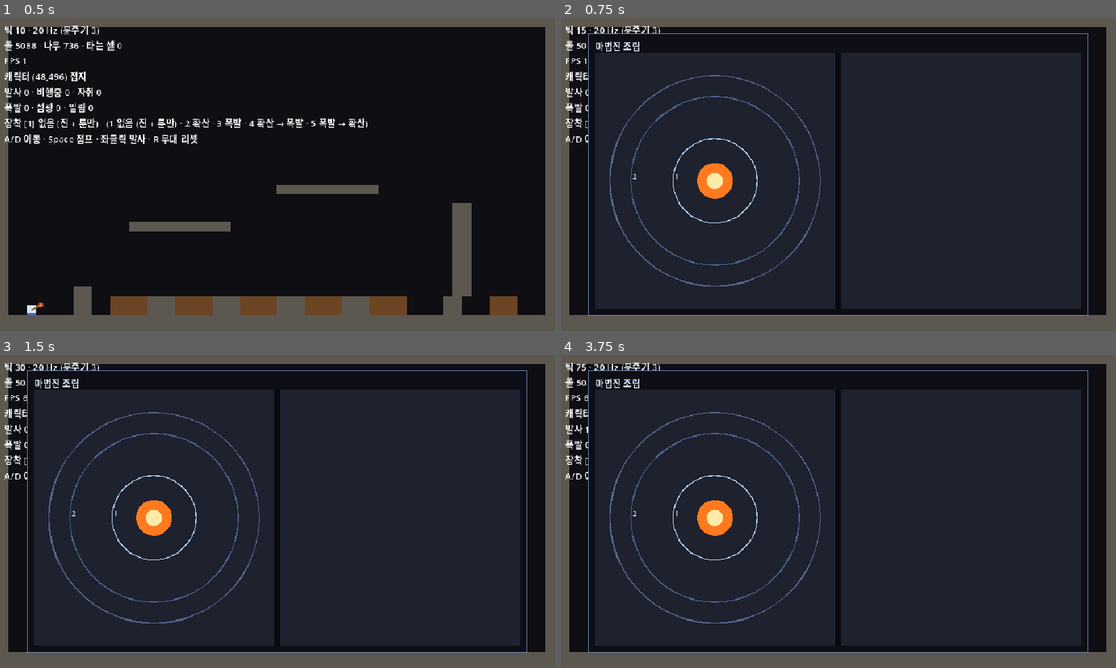
Above: before the commit, frames 1-4 (two rows, left to right).
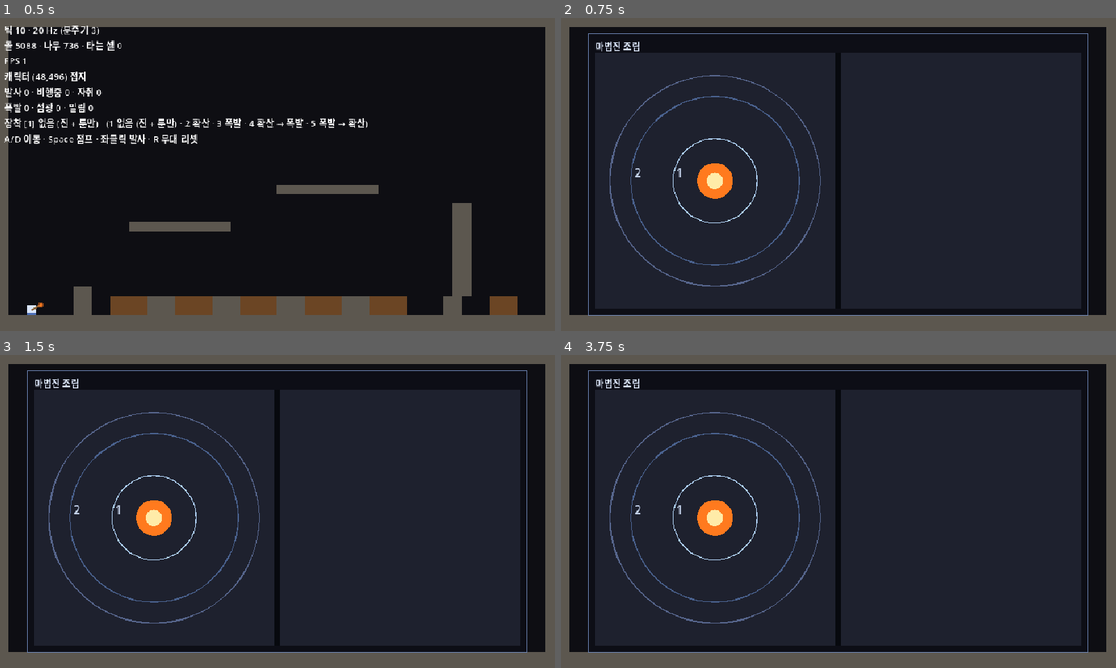
Above: after the commit, the same moments.

Repository: djgnfj-svg/tockbon
Game: Godot game, scene res://src/stage/stage.tscn
Two runs of this game, one before a commit and one after it. Both use one fixed random seed, a clock stepped at 60 frames per second and the inputs below.
Inputs (mouse positions are in pixels of both pictures, inside the frame that each line leads up to):
- Up to frame 1 (0.5 s): no input
- Up to frame 2 (0.75 s): tap Enter at 0.5 s; move the mouse to (960, 158) at 0.52 s; hold D (move_right) from 0.53 s (still down); hold Tab (toggle_assembly) from 0.53 s (still down); click (960, 158) at 0.67 s
- Up to frame 3 (1.5 s): tap Space (jump) at 0.77, 1.25 s; release D (move_right) at 1.25 s; release Tab (toggle_assembly) at 1.25 s; drag from (166, 527) to (249, 574) at 1.27 s
- Up to frame 4 (3.75 s): tap Enter at 2 s; move the mouse to (894, 442) at 2.02 s; hold D (move_right) 2.03-2.75 s; hold Tab (toggle_assembly) 2.03-2.75 s; tap Q at 2.1 s; drag from (810, 574) to (672, 464) at 2.77 s; move the mouse to (1005, 558) at 3.52 s; hold A (move_left) from 3.53 s (still down); hold Tab (toggle_assembly) from 3.53 s (still down); tap Shift at 3.6 s

Frame 1 is identical in both runs. In frame 2, 0.6% of the frame differs, in the area x 0-22%, y 2-52%; in frame 3, 0.6%; in frame 4, 0.6%.

Commit message:
spell: 창을 열면 HUD를 숨기고 눈이 찾은 것을 그물이 지키게 한다
사용자 판정: 창이 HUD 를 덮어 왼쪽 띠에 글자 앞부분만 잘려 남는 것을
숨기는 쪽으로 정했다. 창의 상태를 읽어서 정한다 — HUD 걸쇠를 따로
들면 둘이 갈라져 「닫았는데 HUD 가 안 돌아온다」가 된다.

갈래 회전이 무방비였다. 0.5 를 0.0 으로 되돌려도 918개가 전부 초록
이었다 — 눈이 찾아낸 수정을 지키는 것이 아무것도 없었다.

verify-read 의 일반화를 받았다. 「홀수면 하나가 설 수 있다」가 아니라
「홀수면 반드시 하나가 선다」다. 360(k+0.5)/N = 180 ⟺ k = (N-1)/2 가
정수 ⟺ N 이 홀수. 짝수를 계약으로 못박았고, RAYS 를 5 로 바꾸는
뮤테이션이 정확히 k=2 에서 빨개져 유도를 재현했다.

좌우에도 판정 핀을 박았다. 90% 는 상수로 박았는데 좌우는 안 박았다 —
같은 성격의 사용자 판정인데 하나만 박으면 안 박은 쪽이 조용히 뒤집혀도
아무도 안 짖는다. 동어반복이 아니라 판정을 고정하는 핀이고, 다시
뒤집을 때 이 줄을 같이 고치는 것이 판정 변경의 기록이 된다.

층 번호를 지름에서 파생시켰다(12 → 21). 미는 거리도 같이 비율로 —
글자만 키우고 밀기를 px 로 두면 커질수록 고리에 파묻힌다.

HUD 숨김은 그물이 원리적으로 못 잰다. 트리를 세워야 도는 코드라
Tab 배선과 같은 칸이고 verify-run 이 유일한 감지기다.

Co-Authored-By: Claude Opus 5 (1M context) <noreply@anthropic.com>
Claude-Session: https://claude.ai/code/session_01AMkXmt1W5qq92K4dVZ4xVs

Diff:
--- a/src/stage/stage.gd
+++ b/src/stage/stage.gd
@@ -177,13 +177,25 @@
 	_input.loadout_requested.connect(_set_loadout)
 	# 🔴🔴 **세상을 안 멈춘다** — 여기서 `get_tree().paused`를 건드리지 마라.
 	#  창을 연 채로 걷고·쏘고·불이 번지는 것이 기획 판정 4의 전부다.
-	_input.assembly_toggled.connect(_circle_window.toggle)
+	_input.assembly_toggled.connect(_toggle_assembly)
 	_set_loadout(_loadout)
 	reset_stage()
 
 
 ## 🔴🔴 **float이 시뮬로 들어가는 유일한 문이고, `Aim.fire_cmd`가 그걸 딱 한 번 닫는다.**
 ##  지팡이 끝도 마우스도 여기서는 아직 float px다.
+## Tab. 🔴 **창을 열면 HUD를 숨긴다**(사용자 판정, 2026-08-03).
+##  창이 화면 90%라 `HUD/Stats`를 덮는데, 왼쪽 48px 띠에 **글자 앞부분만 잘려 남아** 창에 붙어 보였다.
+##  ⚠ **대가를 알고 고른 것이다** — 조립 중에는 틱·발사 수를 못 본다. 이 HUD는 껍데기의 디버그
+##   표시라 본편에 안 남는다(이 파일 첫 줄).
+##
+## 🔴 **창이 단일 소스다.** HUD 걸쇠를 따로 들면 둘이 갈라져 「닫았는데 HUD가 안 돌아온다」가 되고,
+##  그건 껍데기가 죽는 조용한 방식이다. ⇒ 창의 상태를 **읽어서** 정한다.
+func _toggle_assembly() -> void:
+	_circle_window.toggle()
+	_hud.visible = not _circle_window.visible
+
+
 ## 🔴 룬도 문양도 **조립 상태에서 나온다.** 껍데기가 `ELEM_FIRE`를 따로 박으면 룬 자리가
 ##  거짓 손잡이가 되고, 룬을 바꿀 수 있게 되는 날 발사만 조용히 안 따라온다.
 func _fire_at(world_px: Vector2) -> void:
--- a/src/view/circle_layout.gd
+++ b/src/view/circle_layout.gd
@@ -106,6 +106,12 @@
 	return _radius(area) * Fx.CIRCLE_GLYPH_RATIO
 
 
+## 층 번호의 글자 크기. 🔴 **반지름에서 파생한다** — 박으면 진이 커질 때 번호만 얼어붙고,
+##  그건 「안쪽이 먼저」를 말하는 장치 둘 중 하나가 **약해지는** 방향이다(기획 판정 3).
+static func layer_num_size(area: Rect2) -> int:
+	return maxi(int(_radius(area) * Fx.CIRCLE_LAYER_NUM_RATIO), Fx.CIRCLE_LAYER_NUM_MIN)
+
+
 # ─── 셋이 같이 쓰는 원반 ──────────────────────────────────────────
 # ⚠ 위 주석 참고 — 이걸 공유하는 것이 축을 섞는 게 아니라 **중심이 세 곳이 되는 것을 막는다.**
 
--- a/src/view/circle_window.gd
+++ b/src/view/circle_window.gd
@@ -176,10 +176,14 @@
 
 	if font != null:
 		# 9시 방향. ⚠ 문양 심볼이 12시에 앉으므로 거기 적으면 겹친다.
+		# ⚠ 글자 크기도 미는 거리도 **반지름에서 파생한다** — 크기만 키우고 밀기를 px로 두면
+		#  글자가 커질수록 고리에 파묻힌다.
+		var num := Layout.layer_num_size(area)
 		draw_string(font, c + Vector2(
-				-rings[layer] + Fx.CIRCLE_LAYER_NUM_INSET_PX, -Fx.CIRCLE_LAYER_NUM_LIFT_PX),
+				-rings[layer] + float(num) * Fx.CIRCLE_LAYER_NUM_INSET_FRAC,
+				-float(num) * Fx.CIRCLE_LAYER_NUM_LIFT_FRAC),
 			str(layer + 1),
-			HORIZONTAL_ALIGNMENT_LEFT, -1, Fx.CIRCLE_LAYER_NUM_SIZE, Fx.CIRCLE_LAYER_NUM)
+			HORIZONTAL_ALIGNMENT_LEFT, -1, num, Fx.CIRCLE_LAYER_NUM)
 
 	var glyph_id := _circle.glyph_at(layer)
 	if glyph_id == Glyph.GLYPH_NONE:
--- a/src/view/fx_tuning.gd
+++ b/src/view/fx_tuning.gd
@@ -142,11 +142,21 @@
 
 ## 층 번호. ⚠ 고리 **왼쪽**에 적는다 — 문양 심볼이 12시에 앉으므로 거기 적으면 겹친다.
 const CIRCLE_LAYER_NUM := Color(0.80, 0.86, 0.96)
-const CIRCLE_LAYER_NUM_SIZE := 12
-## 고리 왼쪽 끝에서 안쪽으로 들인 만큼 · 글자 기준선을 올린 만큼.
+
+## 🔴🔴 **글자 크기를 반지름에서 파생시킨다.** 상수로 박으면 진이 커질 때 번호만 그대로라
+##  큰 그림에서 눈에 덜 띄고, 그건 **판정 3의 장치 ①이 약해지는 방향**이다.
+##  ⚠ 실측: 창이 28.4%→90%가 되며 지름이 199→364인데 번호는 12로 얼어 있었다(verify-look).
+## ⚠ 비율 0.12는 단계 4a의 모양(반지름 99.6 · 글자 12)을 그대로 옮긴 값이다.
+const CIRCLE_LAYER_NUM_RATIO := 0.12
+## 아무리 작아져도 이 아래로는 안 읽힌다.
+const CIRCLE_LAYER_NUM_MIN := 10
+
+## 고리 왼쪽 끝에서 안쪽으로 들인 만큼 · 글자 기준선을 올린 만큼. **글자 크기에 비례한다.**
 ## ⚠ 번호가 고리 선 위에 정확히 앉으면 선과 글자가 서로를 갉아먹어 **둘 다 안 읽힌다.**
-const CIRCLE_LAYER_NUM_INSET_PX := 3.0
-const CIRCLE_LAYER_NUM_LIFT_PX := 3.0
+##  ⚠ px로 박으면 글자만 커지고 밀기는 그대로라 **커질수록 고리에 파묻힌다.**
+## ⚠ 0.25는 단계 4a의 모양(글자 12 · 밀기 3px)을 그대로 옮긴 값이다.
+const CIRCLE_LAYER_NUM_INSET_FRAC := 0.25
+const CIRCLE_LAYER_NUM_LIFT_FRAC := 0.25
 
 ## 🔴 **문양 심볼의 모양은 `kind`가 정한다**(`glyph_defs.DEFS`) — 문양마다 그리면 그게
 ##  「문양 추가 = 고칠 곳 넷째」가 된다. 색은 `GLYPH_TINT`라 **총구와 같은 색**이고,
@@ -161,8 +171,10 @@
 ##  실측으로 6갈래가 화면에서 **4갈래 X자**로 보였다(verify-look, 2026-08-03).
 ##  반 칸(=간격/2) 돌리면 6갈래에서 0°·180°가 비고 대신 90°·270°가 서서 고리와 직각으로 만난다.
 ##
-## ⚠ **`GLYPH_SPAWN_RAYS`를 바꾸면 이 값을 다시 봐라** — 홀수 갈래에서는 반 칸을 돌려도
-##  180°에 가지가 설 수 있다(예: 5갈래는 36°+72°×2 = 180°).
+## ⚠🔴 **`GLYPH_SPAWN_RAYS`가 홀수면 반 칸을 돌려도 하나가 반드시 180°에 선다.**
+##  「설 수 있다」가 아니라 **「반드시 선다」**다:
+##  `360(k+0.5)/N = 180` ⟺ `k = (N-1)/2` 이고, 그게 정수인 것이 **N이 홀수**와 동치다.
+##  ⇒ 갈래 수는 **짝수여야 한다.** `net_circle`이 각도를 실제로 재고 짝수인 것도 같이 잰다.
 ## 🔴 그리고 이건 **배치의 임시 답이다.** 원인은 심볼이 고리 **위에** 앉는 것 자체라,
 ##  층이 늘어 고리 간격이 좁아지면 다시 걸린다 — 그때는 심볼을 줄이거나 고리 밖으로 빼야 한다.
 const GLYPH_SPAWN_ANGLE_STEP_FRAC := 0.5
--- a/tests/nets/net_circle.gd
+++ b/tests/nets/net_circle.gd
@@ -66,6 +66,7 @@
 	_accessors_read_the_table(t)
 	_book_pages_are_one_source(t)
 	_circle_layout_does_not_know_pages(t)
+	_spawn_rays_are_not_horizontal(t)
 	_layout_geometry_runs(t)
 	_axes_do_not_call_each_other(t)
 	_cannot_fire_without_a_rune(t)
@@ -367,8 +368,13 @@
 	var circle_page := Book.circle_page(win)
 	var palette_page := Book.palette_page(win)
 	t.ok(not circle_page.intersects(palette_page), "마법진 페이지와 팔레트 페이지가 안 겹친다")
-	t.ok(circle_page == l or circle_page == r, "마법진 페이지가 두 페이지 중 하나다")
-	t.ok(palette_page == l or palette_page == r, "팔레트 페이지가 두 페이지 중 하나다")
+	# 🔴🔴 **사용자 판정을 핀으로 박는다** (2026-08-03: 「왼쪽에 마법진, 오른쪽에는 진·룬·문양」).
+	#  ⚠ **동어반복이 아니다** — 상수와 맞대는 게 아니라 **판정을 고정한다.** 다시 뒤집는 날
+	#   이 두 줄을 같이 고치는 것이 곧 「판정이 바뀌었다」의 기록이 된다.
+	#   그게 없으면 좌우가 조용히 왔다 갔다 하고, 나중에 왜 이쪽인지 아무도 모른다.
+	#  ⚠ spec의 처음 안은 **반대**였다(왼쪽 팔레트). 그래서 더 박아 둘 값어치가 있다.
+	t.ok(circle_page == l, "마법진이 **왼쪽** 페이지다 (사용자 판정)")
+	t.ok(palette_page == r, "팔레트가 **오른쪽** 페이지다 (사용자 판정)")
 	# ⚠🔴 **「마법진이 바깥쪽이다」(§3.7 ③)는 여기서 못 잰다 — 재려다 동어반복을 만들었다.**
 	#  `circle.position.x <= palette.position.x or circle.end.x >= palette.end.x` 로 적었더니
 	#  **좌우를 완전히 반전해도 초록이었다**(실측). 페이지가 둘뿐이면 **둘 다 한쪽에서 바깥**이라
@@ -443,6 +449,15 @@
 		"창이 마법진에 **페이지 크기**를 넘긴다 (창 크기가 아니다)")
 	# 🔴 창이 페이지 키를 **직접 박지 않는다.** 박으면 좌우를 뒤집을 때 창만 뒤집히고
 	#  그물은 옛 페이지를 재면서 **둘 다 초록**이다.
+	#
+	# ⚠🔴 **`contains` 우회로가 열려 있다** — `Book.circle_page(` 를 **부르기만 하고**
+	#  실제로는 `pages["right"]` 를 쓰면 이 줄이 통과한다. 이 리포에서 **세 번째 같은 형태**다:
+	#   ① 단계 1 — 표를 **언급만** 해도 통과 (`resize` 스캔)
+	#   ② 단계 4a — `preload` 를 지우고 **주석에 경로만** 남겨도 통과
+	#   ③ 여기
+	#  🔴 **일부러 안 좁혔다.** 좁히면 정상 리팩터링(중간 변수로 빼기 등)에 무는 거짓 양성이 생기고,
+	#   못 믿는 그물은 다음 사람이 지운다. ⇒ **참값은 「그 호출이 파일 어딘가에 있다」**이지
+	#   「그 값을 실제로 쓴다」가 아니다. 그렇게 읽어라.
 	t.ok(draw.contains("Book.circle_page("),
 		"창이 마법진 페이지를 `book_layout`에게 묻는다 (키를 안 박는다)")
 
@@ -462,6 +477,30 @@
 	for key: String in ["left", "fold", "right"]:
 		t.ok(draw_raw.contains("draw_rect(pages[\"%s\"]" % key),
 			"창이 `%s` 를 페이지 표에서 그린다" % key)
+
+
+## 🔴🔴 **눈이 찾아낸 것을 지키는 게 없었다.**
+##  단계 4a에서 확산 6갈래가 화면에 **4갈래 X자**로 보였다 — 심볼이 고리 위 12시에 앉아
+##  그 점의 접선이 수평이고, **0°·180° 갈래가 고리 선에 포개져 사라진다.**
+##  4b-1에서 반 칸 돌려 고쳤는데, ⚠ **`GLYPH_SPAWN_ANGLE_STEP_FRAC`을 0으로 되돌려도
+##  908개가 전부 초록이었다**(verify-read 실측). 눈이 한 번 찾아낸 것이 무방비였다.
+##
+## 🔴 **순수 기하라 그물이 잴 수 있다.** 화면을 안 봐도 「수평 갈래가 있나」는 계산된다.
+func _spawn_rays_are_not_horizontal(t) -> void:
+	var n := Fx.GLYPH_SPAWN_RAYS
+	# ⚠ 0이면 아래 루프가 안 돌고 **초록이 된다.**
+	t.ok(n > 0, "확산 갈래가 %d개다" % n)
+
+	# 🔴 **홀수면 반 칸을 돌려도 하나가 반드시 180°에 선다:**
+	#  `360(k+0.5)/N = 180` ⟺ `k = (N-1)/2` 이고, 그게 정수인 것이 **N이 홀수**와 동치다.
+	#  ⇒ 「설 수 있다」가 아니라 「반드시 선다」라서 짝수를 계약으로 못박는다.
+	t.eq(n % 2, 0, "갈래 수(%d)가 짝수다 (홀수면 하나가 반드시 수평이다)" % n)
+
+	for k in n:
+		var a := TAU * (float(k) + Fx.GLYPH_SPAWN_ANGLE_STEP_FRAC) / float(n)
+		# ⚠ `sin`이 0에 가까우면 그 갈래가 수평이고, 고리 접선과 겹쳐 **화면에서 사라진다.**
+		#  0.1은 「눈에 띄게 기울었나」의 하한이다 — 5.7°쯤이면 아직 고리에 먹힌다.
+		t.ok(absf(sin(a)) > 0.1, "갈래 %d가 수평이 아니다 (%.0f°)" % [k, rad_to_deg(a)])
 
 
 ## 🔴🔴 **좌표 함수를 실제로 부르는 그물이 하나도 없었다.**
@@ -518,6 +557,16 @@
 
 	t.ok(Layout.rune_radius(area) > 0.0, "룬 자리 반지름이 0이 아니다")
 	t.ok(Layout.glyph_radius(area) > 0.0, "문양 심볼 반지름이 0이 아니다")
+
+	# 🔴 **층 번호가 반지름을 따라가나.** 상수로 박으면 진이 커질 때 번호만 얼어붙고,
+	#  그건 「안쪽이 먼저」를 말하는 장치 **둘 중 하나가 약해지는** 방향이다(기획 판정 3).
+	#  ⚠ 실측으로 그랬다 — 창이 28.4%→90%가 되며 지름이 199→364인데 번호는 12로 얼어 있었다.
+	var small := Layout.circle_area(page.size * 0.5)
+	t.ok(Layout.layer_num_size(area) > Layout.layer_num_size(small),
+		"층 번호가 진이 커지면 같이 커진다 (%d > %d)" % [
+			Layout.layer_num_size(area), Layout.layer_num_size(small)])
+	# ⚠ 아무리 작아져도 안 읽히는 크기로는 안 내려간다.
+	t.ok(Layout.layer_num_size(small) >= Fx.CIRCLE_LAYER_NUM_MIN, "층 번호에 하한이 있다")
 
 	# 🔴🔴 **「진이 없다」는 정상이라 조용해야 한다.** 여기서 짖게 만들면 진을 빼는 평범한 조작이
 	#  래퍼를 빨갛게 만든다. ⚠ `expect_error`를 **일부러 안 적었다** — 짖으면 그대로 실패다.
